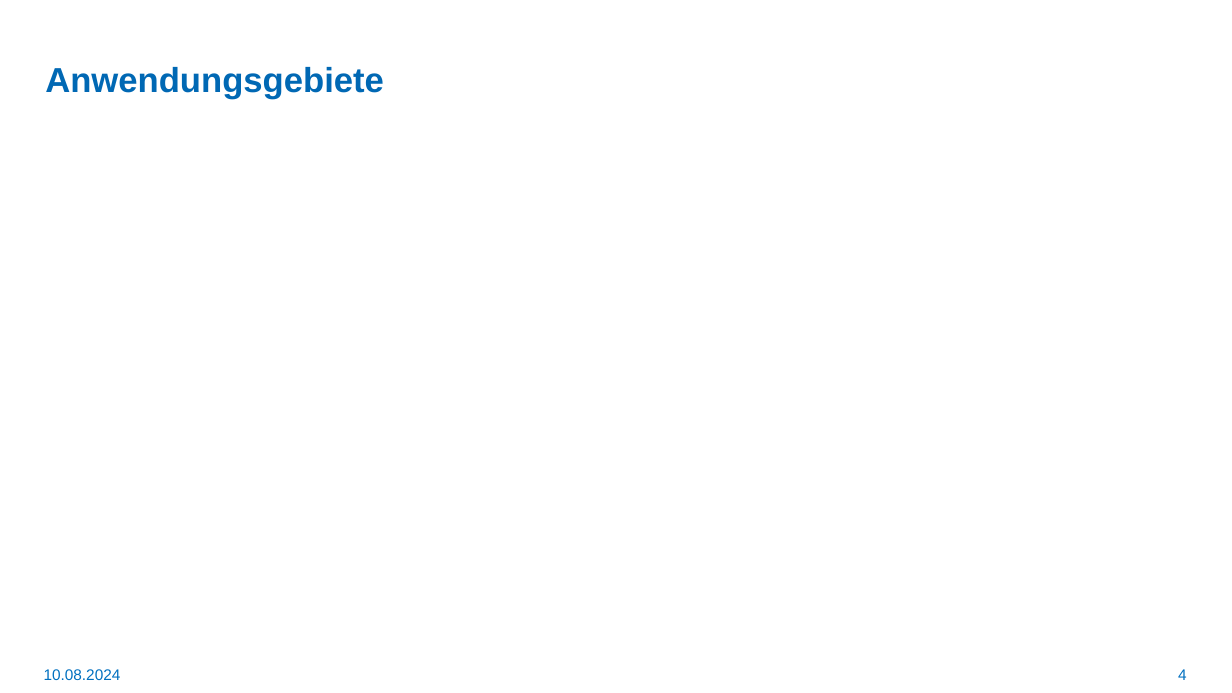
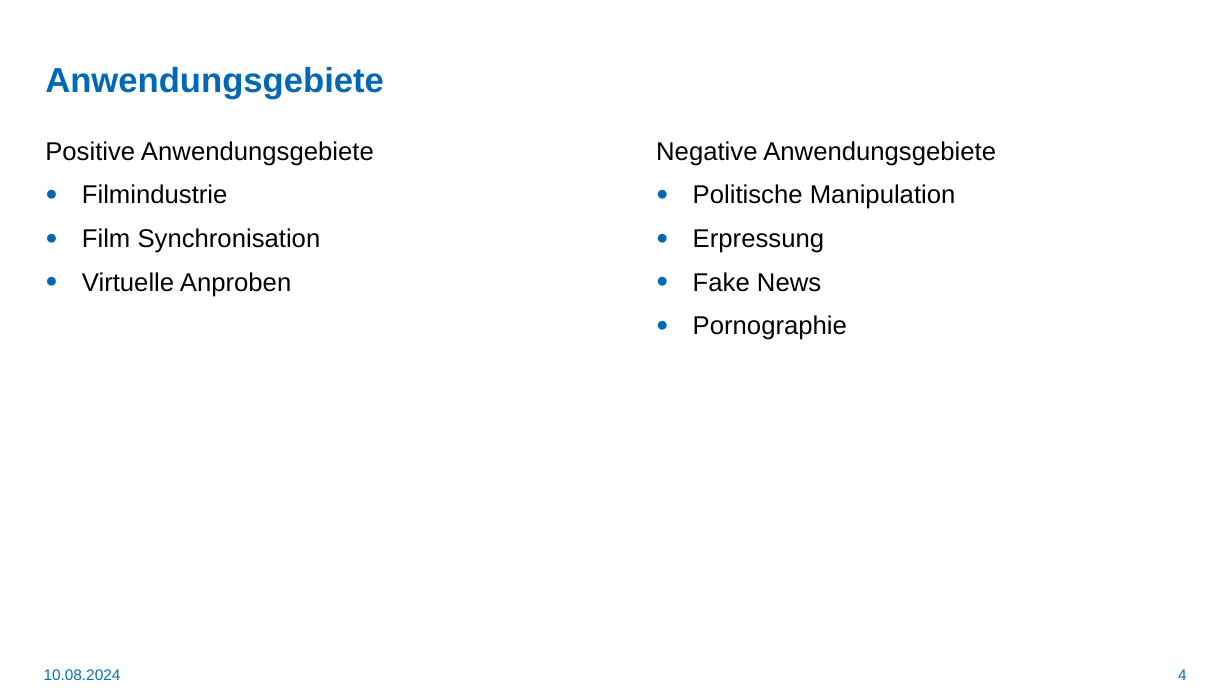
Before and after one commit to LetsDrinkSomeTea/ProjektArbeit, a slide deck: slide 4 of Praesentationen/Video-Deepfakes.pptx. Drawn at 1232x693 pixels with LibreOffice and Linux fonts; fonts in the diff are those of the drawing; background and template pictures are left out. Boxes give left, top, right and bottom in pixels: in the first picture for what was removed or moved away, otherwise in the second. Text is boxed around its words. In the diff, an @@ line names an element or a change of style, - is before the commit and + after.

```diff
--- a/Praesentationen/Video-Deepfakes.pptx
+++ b/Praesentationen/Video-Deepfakes.pptx
@@ text added at box(45, 141, 374, 297), 20 pt, text #000000 @@
+Positive Anwendungsgebiete
+● Filmindustrie
+● Film Synchronisation
+● Virtuelle Anproben
@@ text added at box(656, 141, 996, 340), 20 pt, text #000000 @@
+Negative Anwendungsgebiete
+● Politische Manipulation
+● Erpressung
+● Fake News
+● Pornographie
```
Also in this commit, not shown: 8 other slides changed, 2 slides added, 2 other files.
